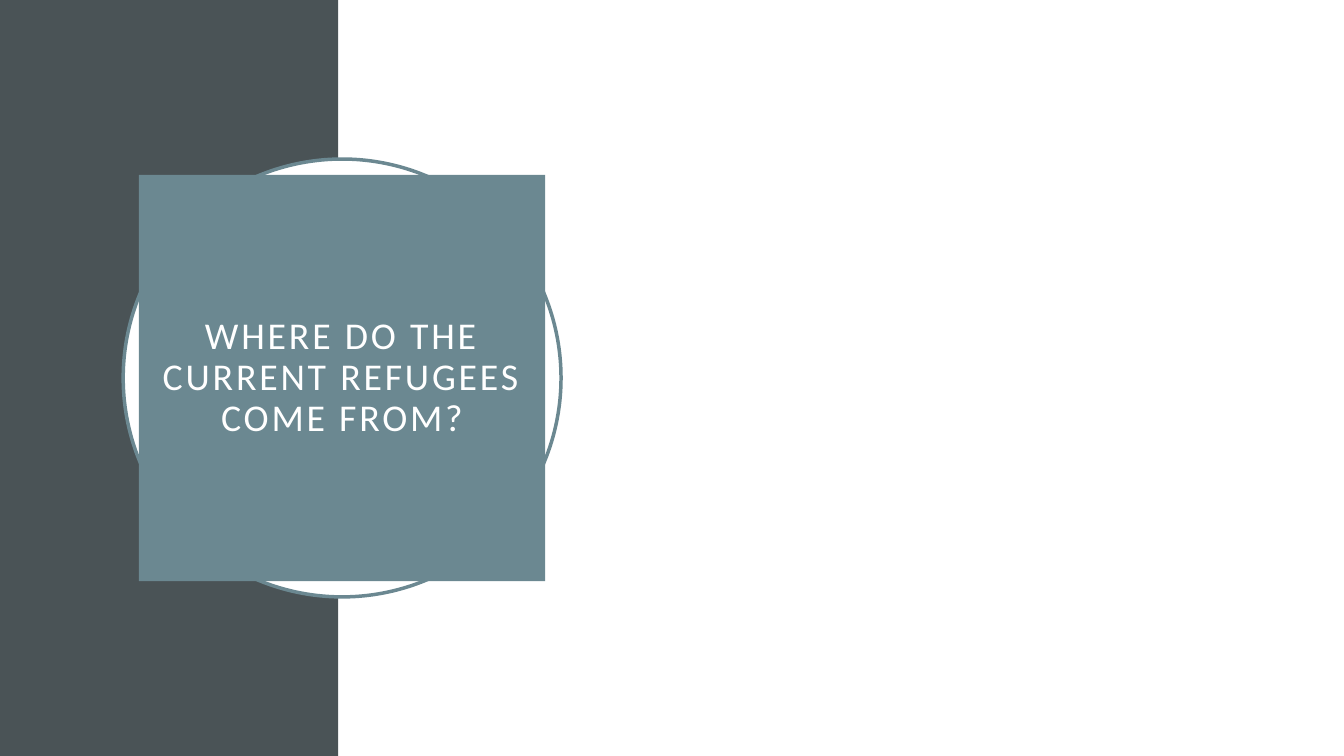
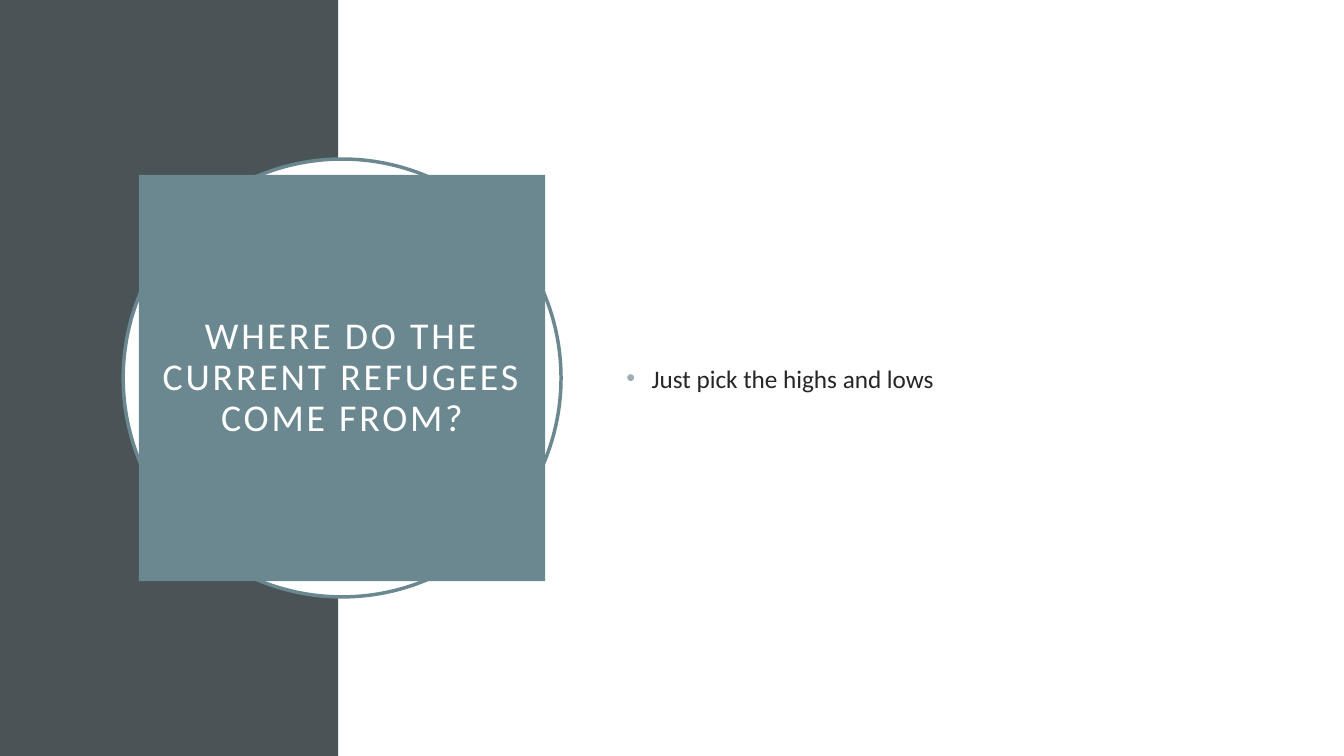
Before and after one commit to ASwigart/groupproject-3, a slide deck: slide 6 of GrpProject3.pptx. Drawn at 1344x756 pixels with LibreOffice and Linux fonts; fonts in the diff are those of the drawing. Boxes give left, top, right and bottom in pixels: in the first picture for what was removed or moved away, otherwise in the second. Text is boxed around its words. In the diff, an @@ line names an element or a change of style, - is before the commit and + after.

```diff
--- a/GrpProject3.pptx
+++ b/GrpProject3.pptx
@@ text added at bbox=[652, 370, 934, 393], 18 pt, text #262626 @@
+• Just pick the highs and lows
```
Also in this commit, not shown: 6 other slides changed, 1 other file.
